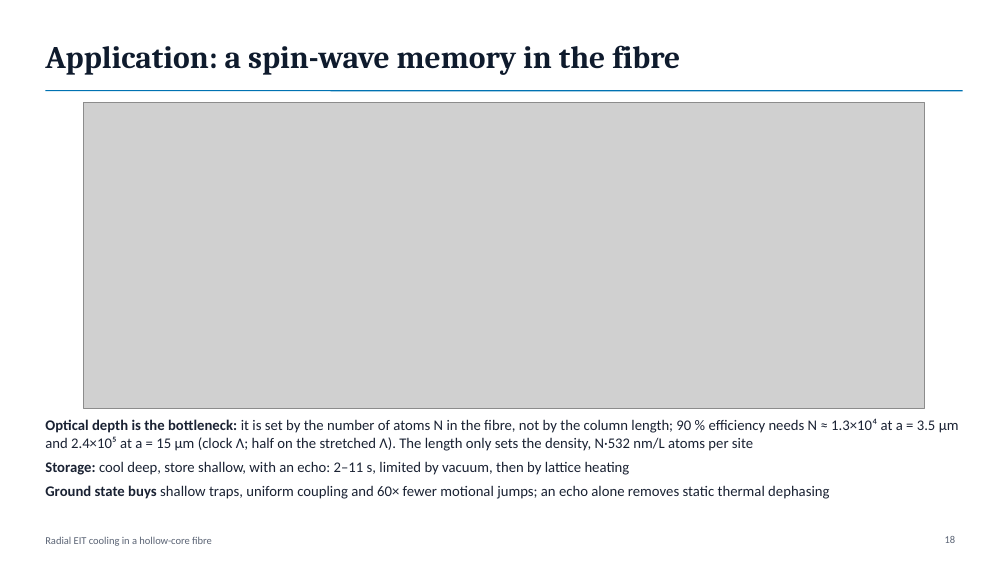
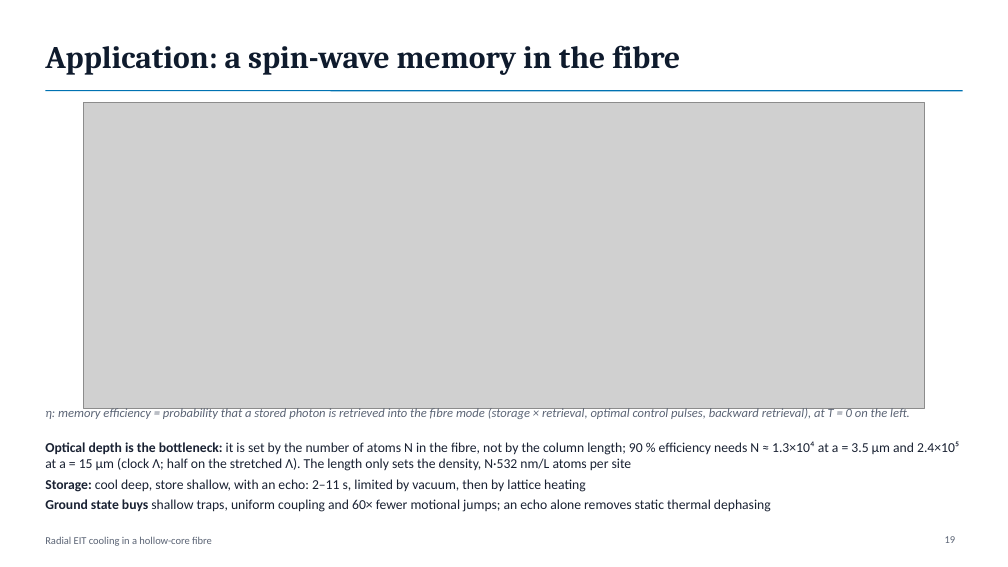
Before and after one commit to Leonardo-Razzai/hcf-eit-cooling, a slide deck: slide 19 of presentation/radial_eit_cooling_talk.pptx (slide 18 before the commit). Drawn at 1008x567 pixels with LibreOffice and Linux fonts; fonts in the diff are those of the drawing; grey boxes stand for pictures. Boxes give left, top, right and bottom in pixels: in the first picture for what was removed or moved away, otherwise in the second. Text is boxed around its words. In the diff, an @@ line names an element or a change of style, - is before the commit and + after.

```diff
--- a/presentation/radial_eit_cooling_talk.pptx
+++ b/presentation/radial_eit_cooling_talk.pptx
@@ text added at (x1=45, y1=406, x2=910, y2=420), 12 pt, text #5B6475, italic @@
+η: memory efficiency = probability that a stored photon is retrieved into the fibre mode (storage × retrieval, optimal control pulses, backward retrieval), at T = 0 on the left.
@@ text "Optical depth is the bottleneck: ..." moved from (x1=45, y1=418, x2=959, y2=499) to (x1=45, y1=441, x2=959, y2=512) @@
@@ text "Optical depth is the bottleneck: ..." at (x1=45, y1=441, x2=959, y2=512): size 14 to 13 pt; less space between paragraphs @@
```
Also in this commit, not shown: 1 slide added, 4 other files.
